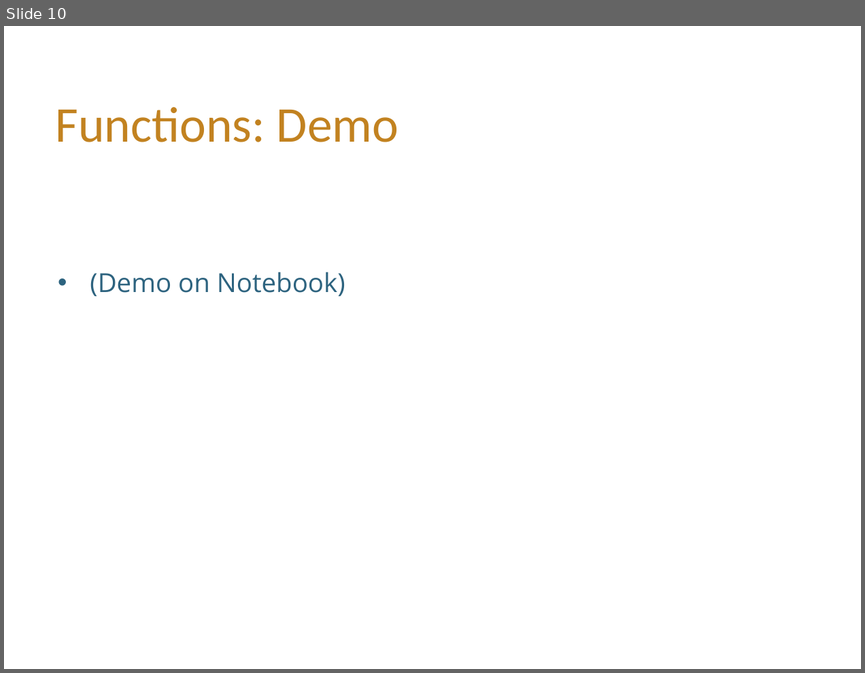
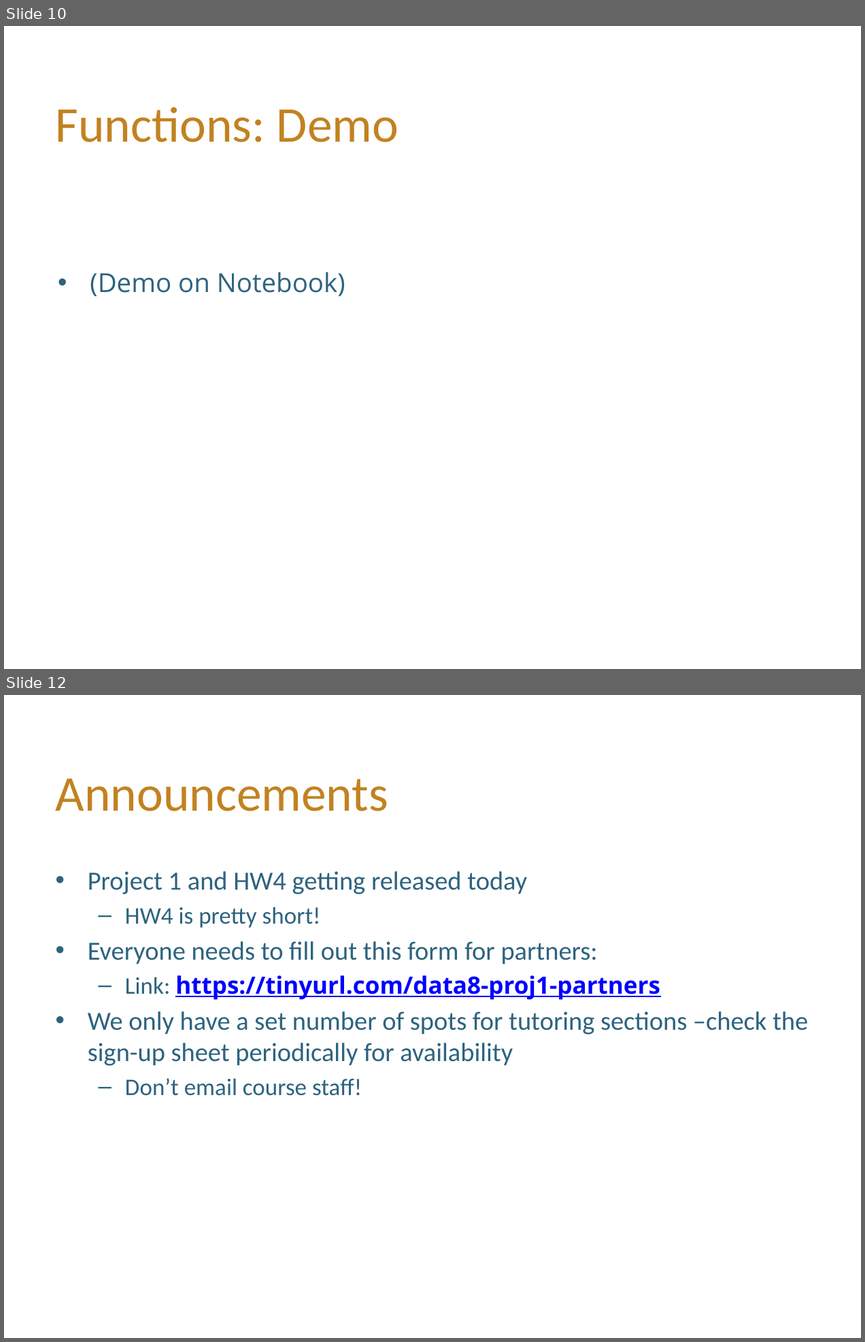
Before and after one commit to hLuo27/teaching, a slide deck: data8/slides/lab4.pptx. Shown one above the other, each under a label of ours: slide 10 before the commit, slides 10 and 12 after it; the slides between them are not shown. The pictures are 865x673 and 865x1342 pixels, drawn with LibreOffice and Linux fonts; fonts in the diff are those of the drawing; background and template pictures are left out. Boxes give left, top, right and bottom in pixels: in the first picture for what was removed or moved away, otherwise in the second. Text is boxed around its words. In the diff, an @@ line names an element or a change of style, - is before the commit and + after.

```diff
--- a/data8/slides/lab4.pptx
+++ b/data8/slides/lab4.pptx
@@ slide 12 added at (4, 695, 861, 1338), background #FFFFFF @@
@@ title added at (56, 779, 389, 811), 42 pt, text #C28220 @@
+Announcements
@@ text added at (88, 871, 808, 1096), 22 pt, text #2D637F @@
+• Project 1 and HW4 getting released today
+  – HW4 is pretty short!
+• Everyone needs to fill out this form for partners:
+  – Link: https://tinyurl.com/data8-proj1-partners
+• We only have a set number of spots for tutoring sections –check the sign-up sheet periodically for availability
+  – Don’t email course staff!
```
Also in this commit, not shown: 2 slides changed, 1 other slide added, 1 slide removed, 2 other files.
